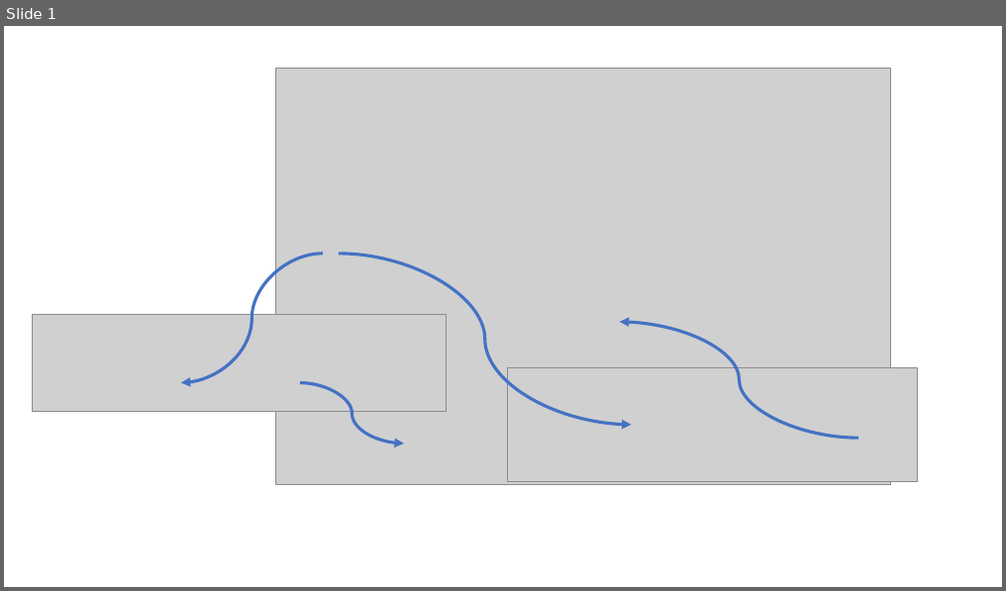
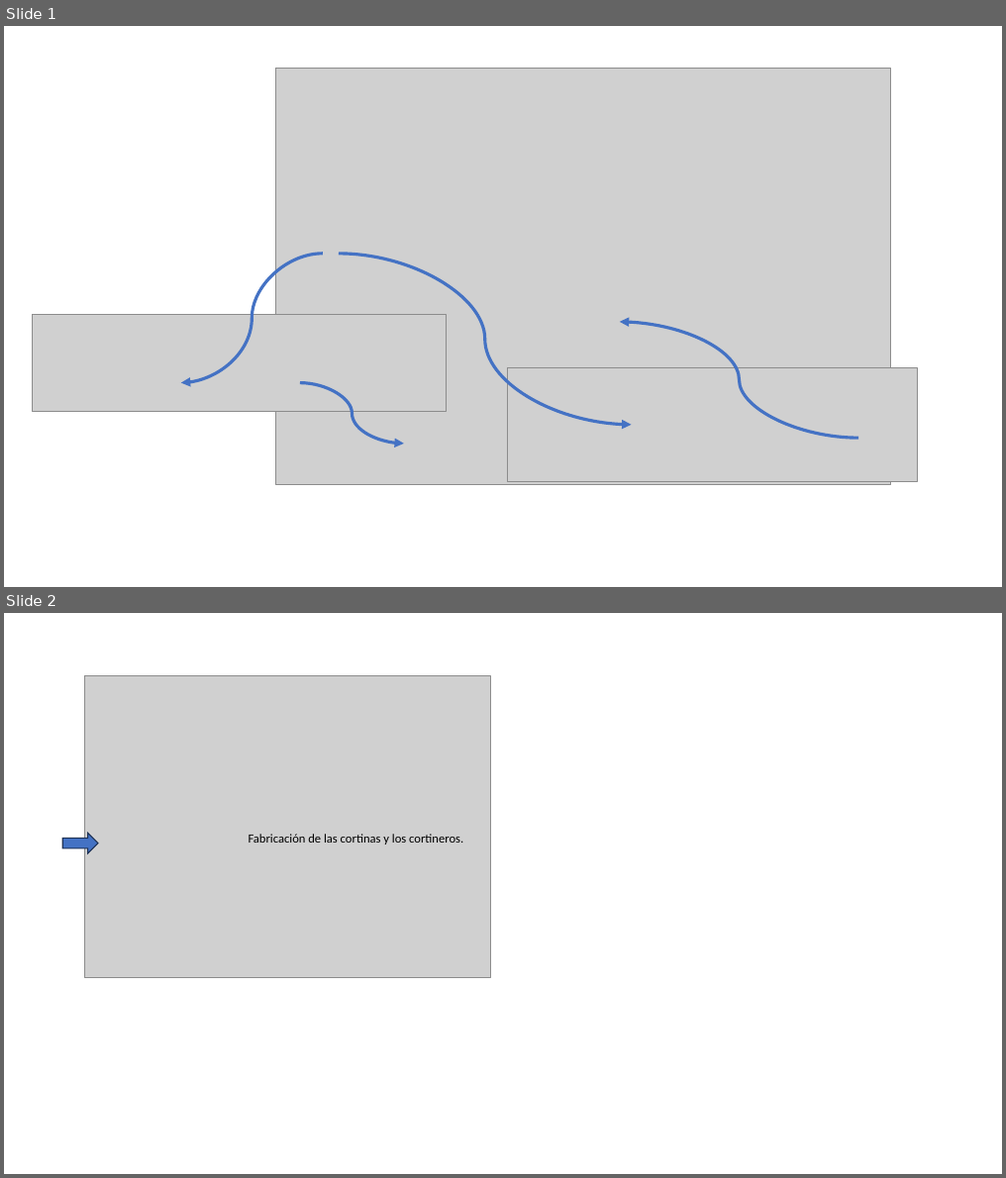
Before and after one commit to vcuevar/al_maletin, a slide deck: VMA_IT_SUPPORT_INVTEK.pptx. Shown one above the other, each under a label of ours: slide 1 before the commit, slides 1 and 2 after it. The pictures are 1006x591 and 1006x1178 pixels, drawn with LibreOffice and Linux fonts; fonts in the diff are those of the drawing; grey boxes stand for pictures. Boxes give left, top, right and bottom in pixels: in the first picture for what was removed or moved away, otherwise in the second. Text is boxed around its words. In the diff, an @@ line names an element or a change of style, - is before the commit and + after.

```diff
--- a/VMA_IT_SUPPORT_INVTEK.pptx
+++ b/VMA_IT_SUPPORT_INVTEK.pptx
@@ slide 2 added at (x1=4, y1=613, x2=1002, y2=1174), background #FFFFFF @@
@@ picture added at (x1=85, y1=676, x2=491, y2=978) @@
@@ right arrow added at (x1=62, y1=833, x2=98, y2=854), fill #4472C4, outline #1E3256 1 pt @@
@@ text added at (x1=249, y1=834, x2=463, y2=845), 12 pt, text #000000 @@
+Fabricación de las cortinas y los cortineros.
```
Also in this commit, not shown: 3 other slides added, 3 other files.
